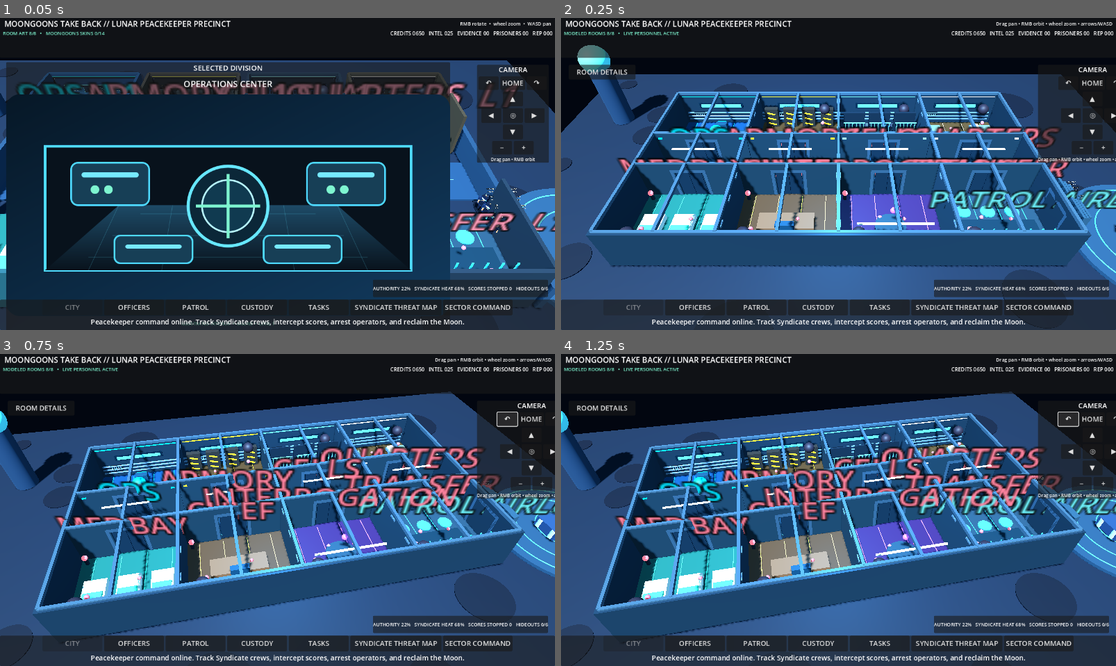
Above: before the commit, frames 1-4 (two rows, left to right).
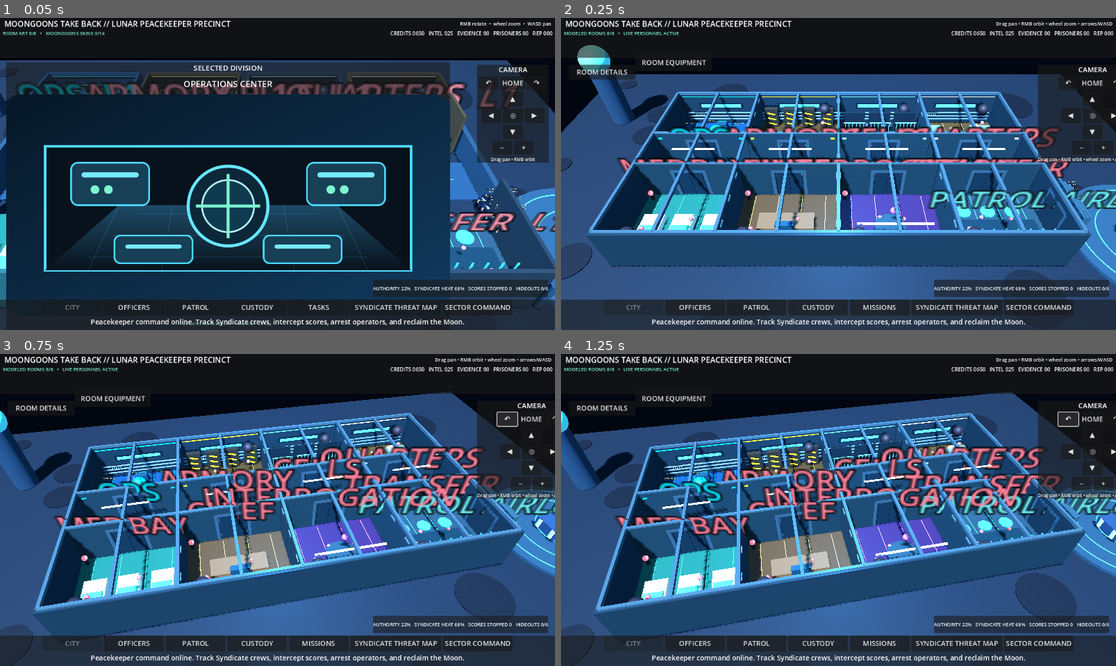
Above: after the commit, the same moments.

Repository: POTD725/MoonGoons-Take-Back
Game: Godot game, scene res://scenes/LivingPrecinct.tscn
Same seed, same stepped clock (60 frames per second), same inputs: the game is played once before the commit and once after it.
Inputs:
- Up to frame 1 (0.05 s): no input
- Up to frame 2 (0.25 s): no input
- Up to frame 3 (0.75 s): click "↶" at 0.5 s
- Up to frame 4 (1.25 s): no input

Frame 1 is identical in both runs. In frame 2, 0.2% of the frame differs, in the area x 14-61%, y 13-94%; in frame 3, 0.2%; in frame 4, 0.2%.

Commit message:
Attach equipment progression and mission controls

Diff:
--- a/scenes/LivingPrecinct.tscn
+++ b/scenes/LivingPrecinct.tscn
@@ -6,6 +6,7 @@
 [ext_resource type="Script" path="res://scripts/peacekeeper_campaign_mode.gd" id="4_campaign"]
 [ext_resource type="Script" path="res://scripts/living_precinct_view_cleanup.gd" id="5_cleanup"]
 [ext_resource type="Script" path="res://scripts/space_station_architecture.gd" id="6_station"]
+[ext_resource type="Script" path="res://scripts/precinct_progression_ui.gd" id="7_progression"]
 
 [node name="LivingMoonGoonsPrecinct" type="Node3D"]
 script = ExtResource("1_living")
@@ -24,3 +25,6 @@
 
 [node name="SpaceStationArchitecture" type="Node" parent="."]
 script = ExtResource("6_station")
+
+[node name="PrecinctProgressionUI" type="Node" parent="."]
+script = ExtResource("7_progression")
Not shown: 1 places in scenes/LivingPrecinct.tscn that only renumber resources
